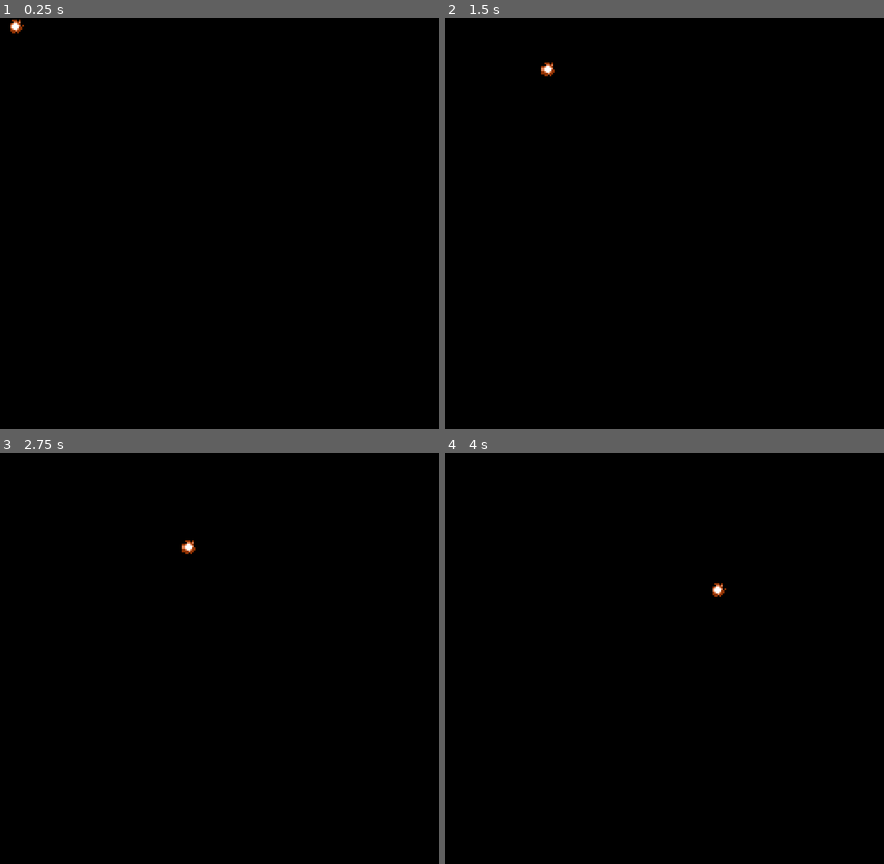
Above: before the commit, frames 1-4 (two rows, left to right).
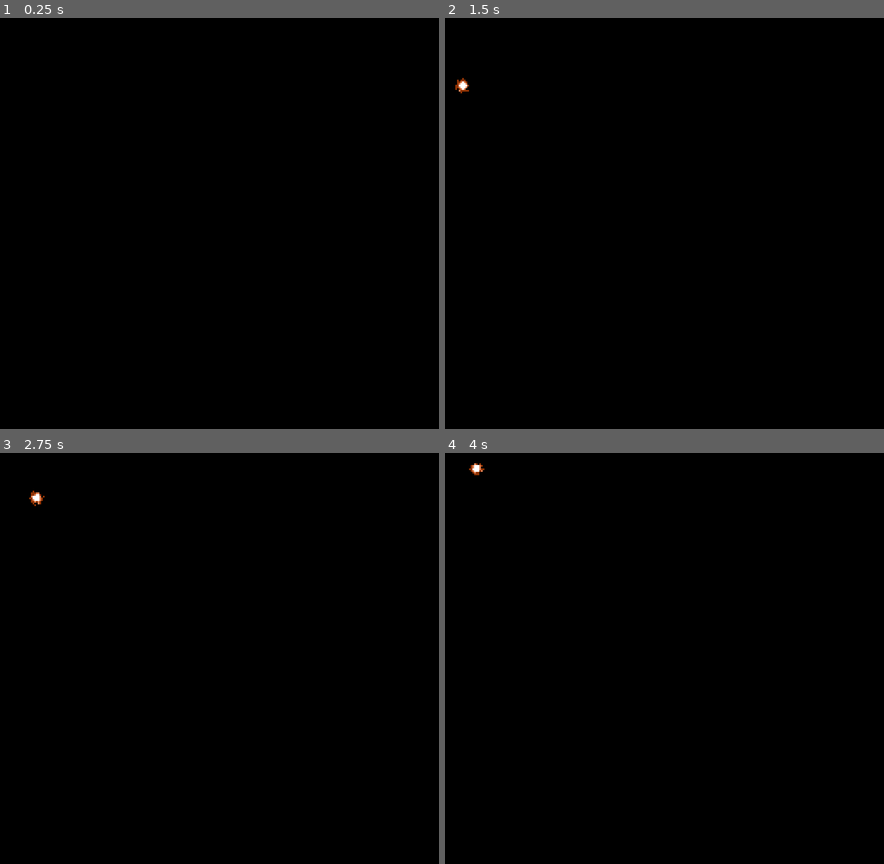
Above: after the commit, the same moments.

Repository: gunzblazincourier/gunzblazin-contra
Game: Godot game, scene res://Bullet/bullet_f.tscn
The game is run twice, just before and just after one commit, with the same random seed, the same clock (stepped at 60 frames per second) and the same inputs. This scene is started directly instead of the project's main scene.
Inputs:
- Up to frame 1 (0.25 s): no input
- Up to frame 2 (1.5 s): hold Right (right) from 0.53 s (still down); tap 1 (1) at 0.6 s; tap X (jump) at 0.77 s; tap 2 (2) at 0.8, 1.35 s
- Up to frame 3 (2.75 s): tap X (jump) at 1.52 s; tap 3 (3) at 1.55, 2.1 s; release Right (right) at 2.03 s; hold Left (left) from 2.03 s (still down); tap 4 (4) at 2.3 s
- Up to frame 4 (4 s): release Left (left) at 2.78 s; hold Right (right) from 2.78 s (still down); tap 4 (4) at 2.85 s; tap X (jump) at 3.02, 3.77 s; tap 5 (5) at 3.05, 3.6 s; hold Z (shoot) from 3.53 s (still down)

The runs differ from the first frame. In frame 1, less than 0.1% of the frame differs, in the area x 2-6%, y 0-4%; in frame 2, 0.1%, in the area x 2-25%, y 10-19%; in frame 3, 0.1%; in frame 4, 0.1%.

Commit message:
feat: implement Flamegun correctly but partially

Diff:
--- a/Bullet/bullet_f.gd
+++ b/Bullet/bullet_f.gd
@@ -1,27 +1,43 @@
-# NOTE: Incomplete due to pending implementation of Flamegun's bullet spring-like trajectory
-
 extends Area2D
 
-const BULLET_SPEED: int = 2
-var i: int = 180
-
-func _physics_process(delta: float) -> void:
-	position.x += 20 * BULLET_SPEED * delta
-	position.y += 10 * BULLET_SPEED * delta
+const BULLET_SPEED: int = 300
+@onready var rotation_stop_timer: Timer = $RotationStopTimer
 
 
+#func _ready() -> void:
+	#rotation = PI
 
-	#Engine.time_scale = 0.2
-	#if i > 360:
-		#i = 0
+
+# Travels in constant direction
+func _physics_process(delta: float) -> void:
+	position += transform.x * BULLET_SPEED * delta
+	if rotation_stop_timer.is_stopped():
+		rotate(0.1)
+	else:
+		rotation = PI
+	#print(fmod(rotation_degrees, 360))
+
+	#if rotation == 2*PI:
+		#rotation = 0
+
+	#var reset_rotation: float = fmod(rotation, 360)
+	#if reset_rotation > -PI and reset_rotation < -PI/2:
+		#rotate(0.2)
+		#print("tg")
 	#else:
-		#i += 1
-	#print(i)
-	#
-	##i += 2
-	#position.y += 30*sin(i)
-	##position.x += 30*cos(i)
-	#if i > 90 and i < 360:
-		#position.x += 30*cos(i)
-	#else:
-		#position.x += 60*cos(i)
+		#rotate(0.1)
+
+
+# Removes bullet if it enters specific hitboxes (eg an enemy's)
+func _on_area_entered(area: Area2D) -> void:
+	if area.is_in_group("enemy"):
+		queue_free()
+	#print(area)
+
+
+func _on_body_entered(_body: Node2D) -> void:
+	rotation_stop_timer.start()
+
+
+func _on_rotation_stop_timer_timeout() -> void:
+	rotation = -PI/2
--- a/Bullet/bullet_f.tscn
+++ b/Bullet/bullet_f.tscn
@@ -7,6 +7,8 @@
 size = Vector2(9, 8)
 
 [node name="Bullet_F" type="Area2D" groups=["bullet"]]
+collision_layer = 2
+collision_mask = 12
 script = ExtResource("1_5870f")
 
 [node name="Sprite2D" type="Sprite2D" parent="."]
@@ -16,3 +18,10 @@
 [node name="CollisionShape2D" type="CollisionShape2D" parent="."]
 position = Vector2(0.5, 0)
 shape = SubResource("RectangleShape2D_4n8gp")
+
+[node name="RotationStopTimer" type="Timer" parent="."]
+wait_time = 0.1
+one_shot = true
+
+[connection signal="body_entered" from="." to="." method="_on_body_entered"]
+[connection signal="timeout" from="RotationStopTimer" to="." method="_on_rotation_stop_timer_timeout"]
--- a/Player/player.gd
+++ b/Player/player.gd
@@ -184,6 +184,8 @@
 		current_bullet_id = bullet_id.L
 	elif Input.is_action_just_pressed("4"):
 		current_bullet_id = bullet_id.M
+	elif Input.is_action_just_pressed("5"):
+		current_bullet_id = bullet_id.F
 
 	match current_state:
 		states.DEATH:
@@ -232,6 +234,15 @@
 							var bullet_m: Area2D = bullet_m_path.instantiate()
 							spawn_bullet(bullet_m)
 							machinegun_interval_timer.start()
+
+				bullet_id.F:
+					if Input.is_action_just_pressed("shoot"):
+						shoot_timer.start()
+						var bullet_f_path: PackedScene = load("res://Bullet/bullet_f.tscn")
+						var bullet_f: Area2D = bullet_f_path.instantiate()
+
+						spawn_bullet(bullet_f)
+						bullet_f.rotate(-PI/4)
 
 
 func _physics_process(delta: float) -> void:
--- a/main.gd
+++ b/main.gd
@@ -3,15 +3,11 @@
 @onready var player: CharacterBody2D = $Player
 @onready var camera_2d: Camera2D = $Camera2D
 
-# Called when the node enters the scene tree for the first time.
-func _ready() -> void:
-	pass
-
 
 # Called every frame. 'delta' is the elapsed time since the previous frame.
 func _process(_delta: float) -> void:
 	#pass
-	print(player.global_position.x > camera_2d.get_screen_center_position().x)
+	#print(player.global_position.x > camera_2d.get_screen_center_position().x)
 	if player.global_position.x > camera_2d.get_screen_center_position().x:
 		camera_2d.global_position = player.global_position
 
--- a/project.godot
+++ b/project.godot
@@ -13,7 +13,6 @@
 config/name="Contra"
 run/main_scene="res://main.tscn"
 config/features=PackedStringArray("4.4", "Forward Plus")
-run/max_fps=141
 config/icon="res://icon.svg"
 
 [autoload]
